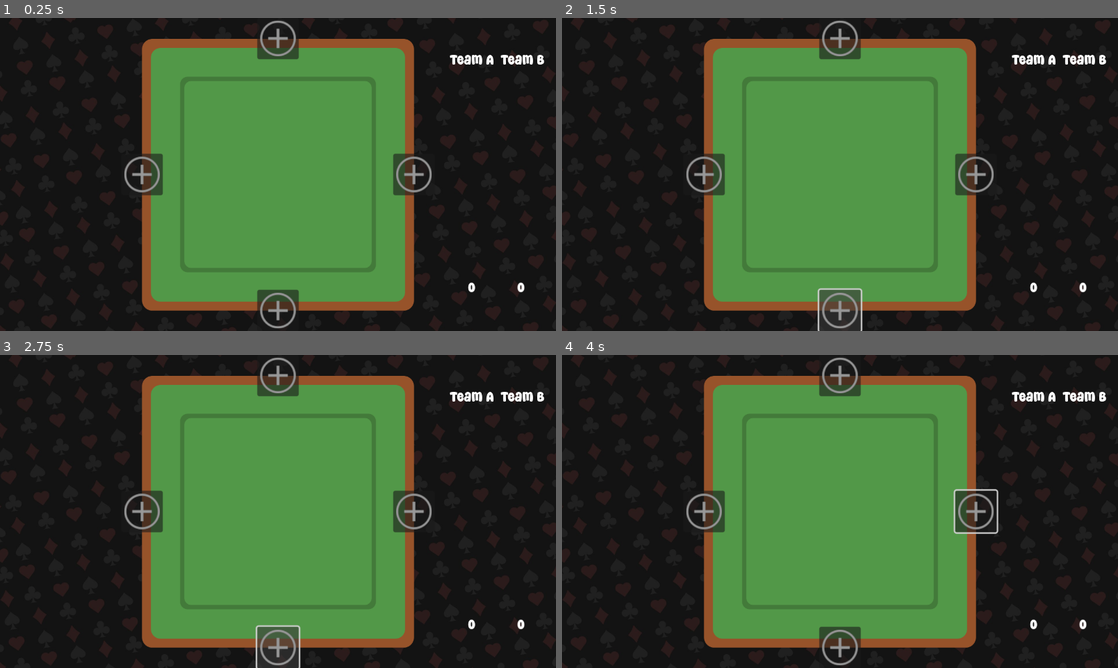
Above: before the commit, frames 1-4 (two rows, left to right).
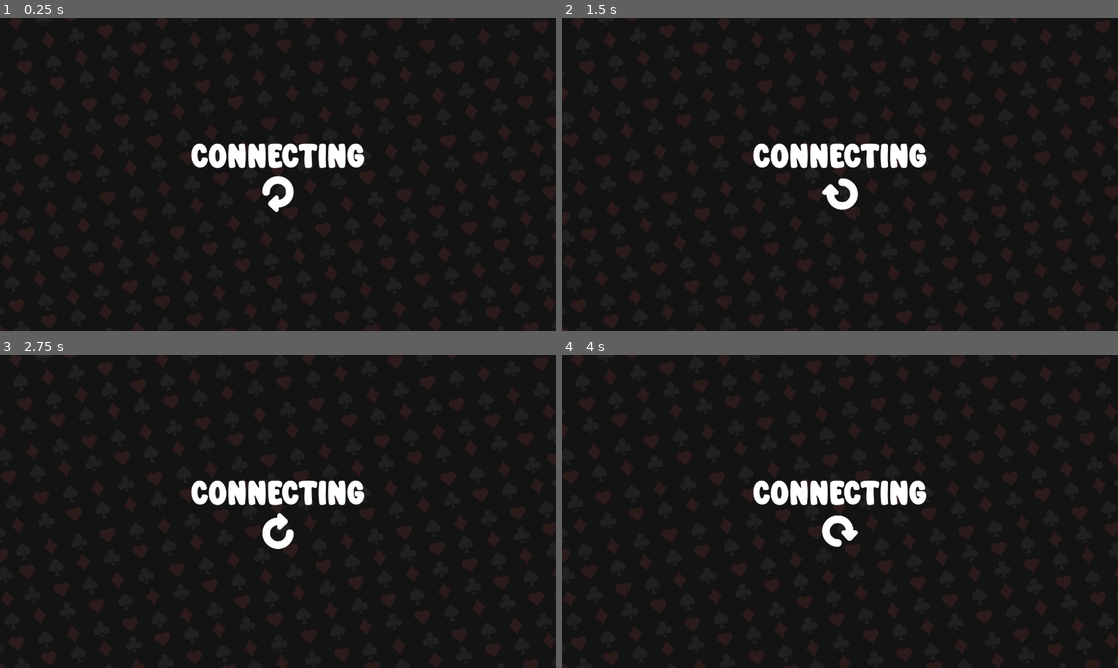
Above: after the commit, the same moments.

Repository: 0xEvsky/marboota-hearts-gm
Game: Godot game, scene res://scenes/game.tscn
The game is run twice, just before and just after one commit, with the same random seed, the same clock (stepped at 60 frames per second) and the same inputs.
Inputs (mouse positions are in pixels of both pictures, inside the frame that each line leads up to):
- Up to frame 1 (0.25 s): no input
- Up to frame 2 (1.5 s): click (840, 309) at 0.52 s; click (840, 309) at 1.27 s
- Up to frame 3 (2.75 s): click (278, 646) at 2.02 s
- Up to frame 4 (4 s): move the mouse to (962, 495) at 2.77 s; click (962, 495) at 2.85 s; move the mouse to (728, 527) at 3.52 s; click (728, 527) at 3.6 s

The runs differ from the first frame. In frame 1, 43% of the frame differs, in the area x 22-98%, y 0-100%; in frame 2, 44%; in frame 3, 44%; in frame 4, 44%.
Error before the commit: Invalid access to property or key 'GAMESTART_received_received' on a base object of type 'Node (event_manager.gd)'. (res://scripts/score_ui.gd:6)

Commit message:
host prep

Diff:
--- a/game/scenes/game.tscn
+++ b/game/scenes/game.tscn
@@ -49,7 +49,6 @@
 [node name="Game" type="Node2D"]
 
 [node name="LoadingUI" type="CanvasLayer" parent="."]
-visible = false
 script = ExtResource("1_w3f0r")
 
 [node name="LoadingScreen" type="Control" parent="LoadingUI"]
@@ -226,6 +225,7 @@
 text = "pass"
 
 [node name="ScoreUI" type="CanvasLayer" parent="."]
+visible = false
 script = ExtResource("6_tl6g1")
 
 [node name="HeaderRow" type="HBoxContainer" parent="ScoreUI"]
--- a/game/scripts/score_ui.gd
+++ b/game/scripts/score_ui.gd
@@ -3,7 +3,7 @@
 
 # Called when the node enters the scene tree for the first time.
 func _ready() -> void:
-	EventManager.GAMESTART_received_received.connect(_on_gamestart)
+	EventManager.GAMESTART_received.connect(_on_gamestart)
 	EventManager.ROUNDEND_received.connect(_on_roundend)
 	EventManager.TOTALSCORE_received.connect(_on_totalscore)
 
Not shown, changed: .github/workflows/build-frontend.yml
Not shown, changed: Svelcordot/Dockerfile
Not shown, changed: Svelcordot/src/lib/config.ts
Not shown, changed: Svelcordot/vite.config.ts
Not shown, changed: backend/main.go
